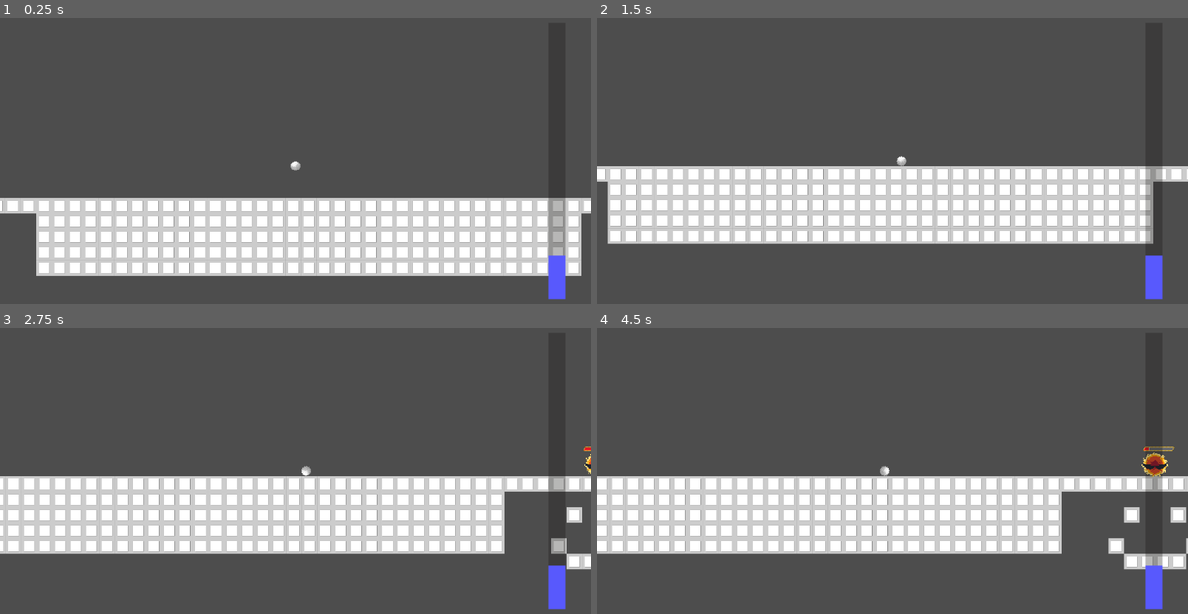
Above: before the commit, frames 1-4 (two rows, left to right).
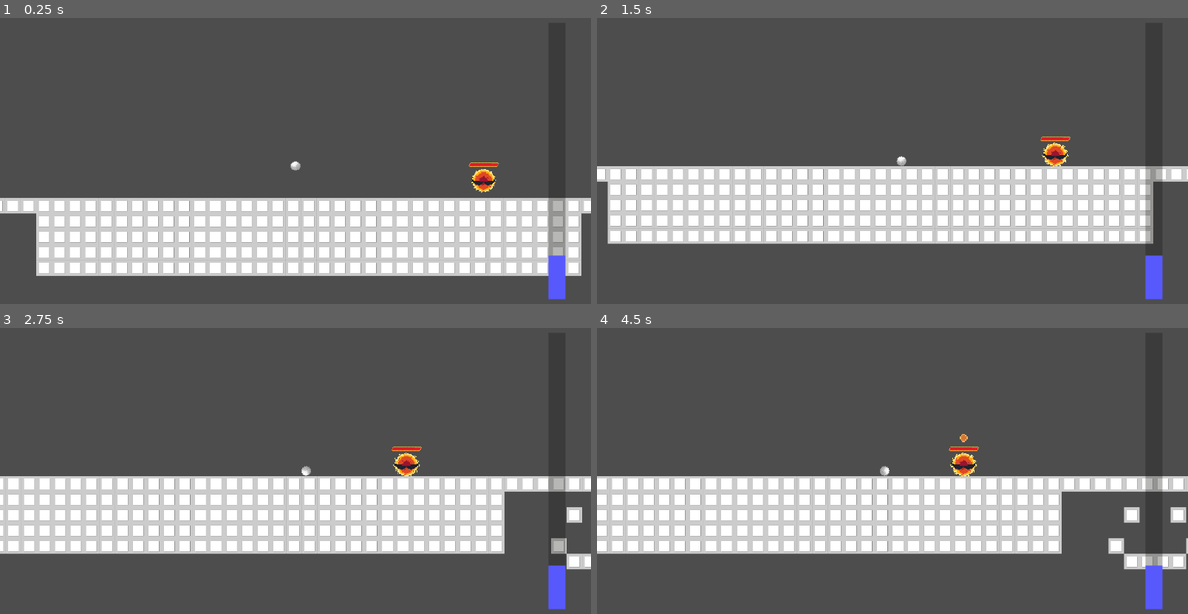
Above: after the commit, the same moments.

Repository: pranavdasan/GDC-Game-Jam-2026
Game: Godot game, scene res://levels/main.tscn
Same seed, same stepped clock (60 frames per second), same inputs: the game is played once before the commit and once after it.
Inputs:
- Up to frame 1 (0.25 s): no input
- Up to frame 2 (1.5 s): tap Enter at 0.5 s; hold D (move_right) 0.53-1.28 s; tap Space at 0.6, 0.77, 1.07 s; hold S (move_down) from 1.28 s (still down); tap Z at 1.35 s
- Up to frame 3 (2.75 s): tap Space at 1.52, 1.55, 1.82, 2.3 s; release S (move_down) at 2.03 s; hold D (move_right) from 2.03 s (still down); tap X at 2.1 s
- Up to frame 4 (4.5 s): release D (move_right) at 2.78 s; hold Up (move_up) 2.78-3.53 s; tap C at 2.85 s; tap Space at 3.02, 3.05, 3.32, 3.77, 3.8, 4.07 s; hold A (move_left) from 3.53 s (still down); tap V at 3.6 s; tap B at 4.35 s

The runs differ from the first frame. In frame 1, 0.3% of the frame differs, in the area x 79-85%, y 50-62%; in frame 2, 0.3%; in frame 3, 0.4%; in frame 4, 0.7%, in the area x 59-98%, y 37-53%.

Commit message:
Added attack for Sun Boss

Diff:
--- a/levels/main.tscn
+++ b/levels/main.tscn
@@ -5,7 +5,7 @@
 [ext_resource type="PackedScene" uid="uid://dou7gvlvywfc4" path="res://scenes/ui/skill_tree.tscn" id="4_5k4jt"]
 [ext_resource type="PackedScene" uid="uid://wxd7weptev4l" path="res://scenes/ui/hud.tscn" id="4_m1504"]
 [ext_resource type="PackedScene" uid="uid://dwdnacbrmcun0" path="res://scenes/player/snow_punch.tscn" id="4_qy63d"]
-[ext_resource type="PackedScene" uid="uid://cb76rhbu4yea1" path="res://scenes/enemies/sun_boss.tscn" id="7_qy63d"]
+[ext_resource type="PackedScene" uid="uid://cb76rhbu4yea1" path="res://scenes/enemies/Sun Boss/sun_boss.tscn" id="7_qy63d"]
 
 [sub_resource type="WorldBoundaryShape2D" id="WorldBoundaryShape2D_5k4jt"]
 
@@ -47,5 +47,5 @@
 
 [node name="SnowPunch" parent="Snowball" unique_id=1324017996 instance=ExtResource("4_qy63d")]
 
-[node name="CharacterBody2D" parent="." unique_id=406474926 instance=ExtResource("7_qy63d")]
-position = Vector2(1574, -3)
+[node name="Sun Boss" parent="." unique_id=406474926 instance=ExtResource("7_qy63d")]
+position = Vector2(884, 21)
--- a/scenes/enemies/sun_boss.tscn
+++ b/scenes/enemies/Sun Boss/sun_boss.tscn
@@ -1,27 +1,28 @@
 [gd_scene format=3 uid="uid://cb76rhbu4yea1"]
 
-[ext_resource type="Script" uid="uid://xh00gpwwngv8" path="res://scripts/enemies/sun_boss.gd" id="1_wfgxt"]
-[ext_resource type="Texture2D" uid="uid://dyjyp8ydy6mem" path="res://assets/images/enemies/sun_boss/idle_sun_boss.png" id="1_wwaw5"]
-[ext_resource type="PackedScene" uid="uid://dtwdwh0w76qqq" path="res://scenes/enemies/health_bar.tscn" id="3_bedb7"]
+[ext_resource type="Script" uid="uid://xh00gpwwngv8" path="res://scripts/enemies/sun_boss.gd" id="1_0ljrg"]
+[ext_resource type="Texture2D" uid="uid://dyjyp8ydy6mem" path="res://assets/images/enemies/sun_boss/idle_sun_boss.png" id="2_h2vtw"]
+[ext_resource type="PackedScene" uid="uid://bmah3nvebl0kk" path="res://scenes/enemies/Sun Boss/sun_orb.tscn" id="2_k46ju"]
+[ext_resource type="PackedScene" uid="uid://dtwdwh0w76qqq" path="res://scenes/enemies/health_bar.tscn" id="3_k46ju"]
 
 [sub_resource type="AtlasTexture" id="AtlasTexture_wfgxt"]
-atlas = ExtResource("1_wwaw5")
+atlas = ExtResource("2_h2vtw")
 region = Rect2(0, 0, 32, 32)
 
 [sub_resource type="AtlasTexture" id="AtlasTexture_bedb7"]
-atlas = ExtResource("1_wwaw5")
+atlas = ExtResource("2_h2vtw")
 region = Rect2(32, 0, 32, 32)
 
 [sub_resource type="AtlasTexture" id="AtlasTexture_v7mcf"]
-atlas = ExtResource("1_wwaw5")
+atlas = ExtResource("2_h2vtw")
 region = Rect2(64, 0, 32, 32)
 
 [sub_resource type="AtlasTexture" id="AtlasTexture_4lusc"]
-atlas = ExtResource("1_wwaw5")
+atlas = ExtResource("2_h2vtw")
 region = Rect2(96, 0, 32, 32)
 
 [sub_resource type="AtlasTexture" id="AtlasTexture_i3esf"]
-atlas = ExtResource("1_wwaw5")
+atlas = ExtResource("2_h2vtw")
 region = Rect2(128, 0, 32, 32)
 
 [sub_resource type="SpriteFrames" id="SpriteFrames_1gueu"]
@@ -50,9 +51,10 @@
 [sub_resource type="CircleShape2D" id="CircleShape2D_wwaw5"]
 radius = 13.752247
 
-[node name="CharacterBody2D" type="CharacterBody2D" unique_id=406474926]
+[node name="Sun Boss" type="CharacterBody2D" unique_id=406474926]
 scale = Vector2(3, 3)
-script = ExtResource("1_wfgxt")
+script = ExtResource("1_0ljrg")
+sun_orb_scene = ExtResource("2_k46ju")
 
 [node name="AnimatedSprite2D" type="AnimatedSprite2D" parent="." unique_id=972186315]
 sprite_frames = SubResource("SpriteFrames_1gueu")
@@ -72,3 +74,10 @@
 scale = Vector2(0.7002818, 0.70061773)
 low_hp_pulse = true
 damage_shake = true
+
+[node name="Orb Spawn Point" type="Marker2D" parent="." unique_id=786798831]
+position = Vector2(0, -32.333332)
+
+[node name="Timer" type="Timer" parent="." unique_id=1018426961]
+
+[connection signal="timeout" from="Timer" to="." method="_on_timer_timeout"]
--- /dev/null
+++ b/scenes/enemies/Sun Boss/sun_orb.tscn
@@ -0,0 +1,102 @@
+[gd_scene format=3 uid="uid://bmah3nvebl0kk"]
+
+[ext_resource type="Script" uid="uid://xpyns2c1csi3" path="res://scripts/abilities/sun_orb.gd" id="1_r50wj"]
+[ext_resource type="Texture2D" uid="uid://mvnln1ob2ufm" path="res://assets/images/abilities/sun_orb.png" id="2_0672c"]
+
+[sub_resource type="AtlasTexture" id="AtlasTexture_rtgjt"]
+atlas = ExtResource("2_0672c")
+region = Rect2(0, 150, 150, 150)
+
+[sub_resource type="AtlasTexture" id="AtlasTexture_ekm6q"]
+atlas = ExtResource("2_0672c")
+region = Rect2(150, 150, 150, 150)
+
+[sub_resource type="AtlasTexture" id="AtlasTexture_68pgk"]
+atlas = ExtResource("2_0672c")
+region = Rect2(300, 150, 150, 150)
+
+[sub_resource type="AtlasTexture" id="AtlasTexture_icgkd"]
+atlas = ExtResource("2_0672c")
+region = Rect2(0, 300, 150, 150)
+
+[sub_resource type="AtlasTexture" id="AtlasTexture_3a2sl"]
+atlas = ExtResource("2_0672c")
+region = Rect2(150, 300, 150, 150)
+
+[sub_resource type="AtlasTexture" id="AtlasTexture_e8jvk"]
+atlas = ExtResource("2_0672c")
+region = Rect2(300, 300, 150, 150)
+
+[sub_resource type="AtlasTexture" id="AtlasTexture_c4yo1"]
+atlas = ExtResource("2_0672c")
+region = Rect2(0, 450, 150, 150)
+
+[sub_resource type="AtlasTexture" id="AtlasTexture_bfx8o"]
+atlas = ExtResource("2_0672c")
+region = Rect2(0, 0, 150, 150)
+
+[sub_resource type="AtlasTexture" id="AtlasTexture_eiwfp"]
+atlas = ExtResource("2_0672c")
+region = Rect2(150, 0, 150, 150)
+
+[sub_resource type="AtlasTexture" id="AtlasTexture_k1wq0"]
+atlas = ExtResource("2_0672c")
+region = Rect2(300, 0, 150, 150)
+
+[sub_resource type="SpriteFrames" id="SpriteFrames_udrsn"]
+animations = [{
+"frames": [{
+"duration": 1.0,
+"texture": SubResource("AtlasTexture_rtgjt")
+}, {
+"duration": 1.0,
+"texture": SubResource("AtlasTexture_ekm6q")
+}, {
+"duration": 1.0,
+"texture": SubResource("AtlasTexture_68pgk")
+}, {
+"duration": 1.0,
+"texture": SubResource("AtlasTexture_icgkd")
+}, {
+"duration": 1.0,
+"texture": SubResource("AtlasTexture_3a2sl")
+}, {
+"duration": 1.0,
+"texture": SubResource("AtlasTexture_e8jvk")
+}, {
+"duration": 1.0,
+"texture": SubResource("AtlasTexture_c4yo1")
+}],
+"loop": true,
+"name": &"idle",
+"speed": 12.0
+}, {
+"frames": [{
+"duration": 12.0,
+"texture": SubResource("AtlasTexture_bfx8o")
+}, {
+"duration": 1.0,
+"texture": SubResource("AtlasTexture_eiwfp")
+}, {
+"duration": 1.0,
+"texture": SubResource("AtlasTexture_k1wq0")
+}],
+"loop": false,
+"name": &"spawn",
+"speed": 12.0
+}]
+
+[sub_resource type="CircleShape2D" id="CircleShape2D_bpex6"]
+radius = 54.81788
+
+[node name="Sun Orb" type="CharacterBody2D" unique_id=1519616512]
+script = ExtResource("1_r50wj")
+
+[node name="AnimatedSprite2D" type="AnimatedSprite2D" parent="." unique_id=576048001]
+sprite_frames = SubResource("SpriteFrames_udrsn")
+animation = &"spawn"
+
+[node name="CollisionShape2D" type="CollisionShape2D" parent="." unique_id=1620365829]
+shape = SubResource("CircleShape2D_bpex6")
+
+[connection signal="animation_finished" from="AnimatedSprite2D" to="." method="_on_animated_sprite_2d_animation_finished"]
--- /dev/null
+++ b/scripts/abilities/sun_orb.gd
@@ -0,0 +1,72 @@
+extends CharacterBody2D
+
+@onready var anim_player = $AnimatedSprite2D
+
+# Attack settings you can tweak in the Inspector
+@export var attack_speed: float = 400.0
+@export var damage: float = 5.0
+@export var min_hover_time: float = 1.25
+@export var max_hover_time: float = 1.5
+@export var arrival_tolerance: float = 50.0
+
+# Variables to track the attack state
+var target_position: Vector2 = Vector2.ZERO
+var is_attacking: bool = false
+var player: Node2D
+
+func _ready():
+	# 1. Play the spawn animation
+	anim_player.play("spawn")
+
+	# Grab a reference to the player (ensure your player node is in the "player" group!)
+	player = $"../Snowball"
+
+	# 2. Start the hover/wait sequence
+	hover_and_strike()
+
+func _on_animated_sprite_2d_animation_finished():
+	if anim_player.animation == "spawn":
+		anim_player.play("idle")
+
+func hover_and_strike():
+	# Pick a random time between 1 and 2 seconds
+	var wait_time = randf_range(min_hover_time, max_hover_time)
+
+	# Pause this specific function until the timer counts down
+	await get_tree().create_timer(wait_time).timeout
+
+	# 3. Timer is done! Lock onto the player's exact location at this moment
+	if player:
+		target_position = player.global_position
+		is_attacking = true # Give the green light to start moving
+
+func _physics_process(delta):
+	if is_attacking:
+		# Calculate the direction to the saved target_position
+		var direction = global_position.direction_to(target_position)
+
+		# Apply velocity and move
+		velocity = direction * attack_speed
+		move_and_slide()
+
+		# Check for collisions
+		for i in get_slide_collision_count():
+			var collision = get_slide_collision(i)
+			var collider = collision.get_collider()
+
+			# Hit the player
+			if collider == player:
+				# Update snow meter
+				Global.subtract_snow_meter(damage)
+				queue_free() # Destroy it
+
+			if collider.is_in_group("terrain"):
+				queue_free()
+
+		# Destroy the orb once it reaches the target location
+		if global_position.distance_to(target_position) < arrival_tolerance:
+			queue_free() # The orb has reached the buffer zone, destroy it!
+
+
+func _on_timer_timeout() -> void:
+	pass # Replace with function body.
--- a/scripts/enemies/health_bar.gd
+++ b/scripts/enemies/health_bar.gd
@@ -16,11 +16,6 @@
 var front_tween : Tween
 var back_tween : Tween
 var pulse_tween : Tween = null
-
-func _input(event: InputEvent) -> void:
-	if event is InputEventKey:
-		if event.is_pressed() and event.keycode == KEY_SPACE:
-			update_bar(back_bar.value - 10, 100)
 
 func update_bar(current: float, max_value: float):
 	var percentage = clamp(current / max_value, 0.0, 1.0)
--- a/scripts/enemies/sun_boss.gd
+++ b/scripts/enemies/sun_boss.gd
@@ -1,5 +1,17 @@
 extends CharacterBody2D
 
+@export var sun_orb_scene: PackedScene
+
+@export var attack_range: float = 600.0
+
+@onready var spawn_point = $"Orb Spawn Point"
+@onready var attack_timer = $Timer
+
+var player: Node2D
+
+func _ready() -> void:
+	player = $"../Snowball"
+	start_random_timer()
 
 func _physics_process(delta: float) -> void:
 	# Add the gravity.
@@ -7,3 +19,27 @@
 		velocity += get_gravity() * delta
 
 	move_and_slide()
+
+func start_random_timer():
+	attack_timer.wait_time = randf_range(2.0, 5.0)
+	attack_timer.start()
+
+func _on_timer_timeout() -> void:
+	# Only spawn attack if player is in range
+	if player and global_position.distance_to(player.global_position) <= attack_range:
+		spawn_orb()
+
+	start_random_timer()
+
+func spawn_orb():
+	if sun_orb_scene:
+		# Create a new orb
+		var orb = sun_orb_scene.instantiate()
+
+		# Makes sure it won't collide with boss
+		orb.add_collision_exception_with(self)
+
+		# Move orb to attack spawn point
+		orb.global_position = spawn_point.global_position
+
+		get_tree().current_scene.add_child(orb)
Binary file added: assets/images/abilities/sun_orb.png
Not shown, added: assets/images/abilities/sun_orb.png.import
Not shown: 1 places in scenes/enemies/Sun Boss/sun_boss.tscn that only renumber resources
Not shown, added: scripts/abilities/sun_orb.gd.uid
